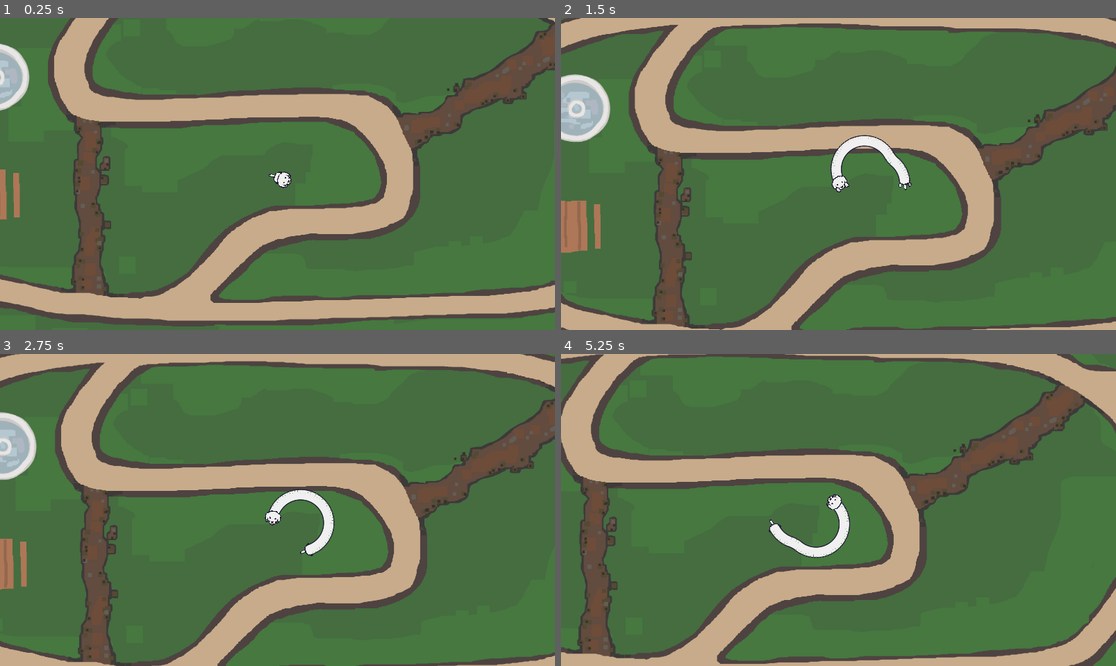
Above: before the commit, frames 1-4 (two rows, left to right).
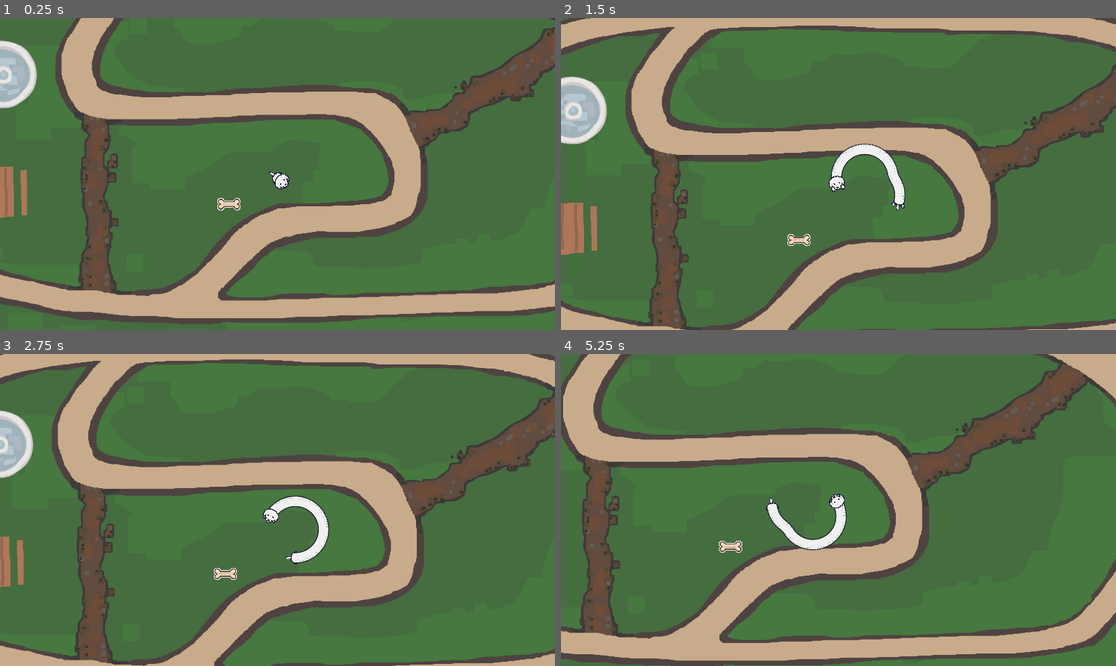
Above: after the commit, the same moments.

Repository: EsasHG/notsnake
Game: Godot game, scene res://Scenes/SceneAgain.tscn
Two runs of this game, one before a commit and one after it. Both use one fixed random seed, a clock stepped at 60 frames per second and the inputs below.
Inputs:
- Up to frame 1 (0.25 s): no input
- Up to frame 2 (1.5 s): tap Space at 0.77 s
- Up to frame 3 (2.75 s): tap Space at 1.52 s
- Up to frame 4 (5.25 s): tap Space at 3.02, 3.77, 4.52 s

The runs differ from the first frame. In frame 1, 14% of the frame differs, in the area x 0-100%, y 0-99%; in frame 2, 10%; in frame 3, 11%; in frame 4, 37%, in the area x 0-100%, y 0-100%.

Commit message:
new dog bone

Diff:
--- a/Scenes/DogBone.tscn
+++ b/Scenes/DogBone.tscn
@@ -1,9 +1,9 @@
 [gd_scene load_steps=3 format=3 uid="uid://c7508ame74p7h"]
 
-[ext_resource type="Texture2D" uid="uid://bardqifcsvpnh" path="res://Assets/Items/ITEMS_1.png" id="1_plxrs"]
+[ext_resource type="Texture2D" uid="uid://bp0o2jb1c2gsx" path="res://Assets/Items/ITEMS_DOGBONE_BIGGEST.png" id="1_k36pv"]
 
 [sub_resource type="RectangleShape2D" id="RectangleShape2D_df3dv"]
-size = Vector2(38, 20)
+size = Vector2(48, 24)
 
 [node name="DogBone" type="Area2D" groups=["Treats"]]
 
@@ -13,6 +13,6 @@
 [node name="Sprite2D" type="Sprite2D" parent="."]
 z_index = 1
 texture_filter = 1
-texture = ExtResource("1_plxrs")
-region_enabled = true
+scale = Vector2(0.7, 0.7)
+texture = ExtResource("1_k36pv")
 region_rect = Rect2(6, 9, 38, 20)
--- a/Scenes/PlayerDog.tscn
+++ b/Scenes/PlayerDog.tscn
@@ -176,6 +176,7 @@
 }]
 
 [node name="PlayerDog" type="Area2D"]
+rotation = 0.320143
 script = ExtResource("5_q7dwm")
 MOVE_SPEED = 300
 
--- a/Scenes/Running_dog.tscn
+++ b/Scenes/Running_dog.tscn
@@ -1,11 +1,13 @@
-[gd_scene load_steps=3 format=3 uid="uid://bmdwqot80pmgt"]
+[gd_scene load_steps=4 format=3 uid="uid://bmdwqot80pmgt"]
 
+[ext_resource type="Script" path="res://Scripts/running_dog.gd" id="1_cokb8"]
 [ext_resource type="Texture2D" uid="uid://be2egdx3mryqw" path="res://Assets/Dogs/running_dog1.png" id="1_tc4b4"]
 
 [sub_resource type="RectangleShape2D" id="RectangleShape2D_gieqm"]
 size = Vector2(120, 47)
 
 [node name="Running_Dog" type="Area2D" groups=["Dangers"]]
+script = ExtResource("1_cokb8")
 
 [node name="Sprite2D" type="Sprite2D" parent="."]
 texture_filter = 1
--- a/Scenes/SceneAgain.tscn
+++ b/Scenes/SceneAgain.tscn
@@ -2,8 +2,8 @@
 
 [ext_resource type="PackedScene" uid="uid://bkjd5mneny7c1" path="res://Scenes/PlayerDog.tscn" id="1_qv8ra"]
 [ext_resource type="Texture2D" uid="uid://bmqbm1vvrgv8b" path="res://Assets/Map/mapmaybe_base_BIGGER_2.png" id="2_yclsr"]
+[ext_resource type="PackedScene" uid="uid://c7508ame74p7h" path="res://Scenes/DogBone.tscn" id="9_7fe6i"]
 [ext_resource type="PackedScene" uid="uid://bmdwqot80pmgt" path="res://Scenes/Running_dog.tscn" id="11_77w4f"]
-[ext_resource type="Script" path="res://Scripts/running_dog.gd" id="12_0yqns"]
 [ext_resource type="PackedScene" uid="uid://clgtvb1djen1s" path="res://Scenes/bench.tscn" id="13_y4fym"]
 [ext_resource type="PackedScene" uid="uid://cek8fr66labht" path="res://Scenes/fountain.tscn" id="14_518u0"]
 [ext_resource type="Script" path="res://Scripts/DogCrackerSpawner.gd" id="14_lwrxm"]
@@ -28,27 +28,25 @@
 
 [node name="World" type="Node2D" parent="."]
 
-[node name="Node2D" parent="World" instance=ExtResource("1_qv8ra")]
+[node name="PlayerDog" parent="World" instance=ExtResource("1_qv8ra")]
 
 [node name="MapmaybeBase" type="Sprite2D" parent="World"]
 z_index = -3
 scale = Vector2(0.5, 0.5)
 texture = ExtResource("2_yclsr")
 
-[node name="Area2D2" parent="World" instance=ExtResource("11_77w4f")]
-position = Vector2(814, 454)
-script = ExtResource("12_0yqns")
-
 [node name="Walls" type="Node2D" parent="World"]
 
 [node name="Area2D" type="Area2D" parent="World/Walls" groups=["Dangers"]]
 
 [node name="CollisionShape2D" type="CollisionShape2D" parent="World/Walls/Area2D"]
+position = Vector2(0, -16)
 shape = SubResource("WorldBoundaryShape2D_fj0g7")
 
 [node name="Area2D2" type="Area2D" parent="World/Walls" groups=["Dangers"]]
 
 [node name="CollisionShape2D" type="CollisionShape2D" parent="World/Walls/Area2D2"]
+position = Vector2(0, 4)
 shape = SubResource("WorldBoundaryShape2D_6ntvb")
 
 [node name="Area2D3" type="Area2D" parent="World/Walls" groups=["Dangers"]]
@@ -66,6 +64,9 @@
 
 [node name="Fountain" parent="World" instance=ExtResource("14_518u0")]
 position = Vector2(-577, -160)
+
+[node name="Running_Dog" parent="World" instance=ExtResource("11_77w4f")]
+position = Vector2(814, 454)
 
 [node name="PickupSpawner" type="Node2D" parent="World"]
 script = ExtResource("14_lwrxm")
@@ -113,3 +114,6 @@
 [node name="GameOverScreen" parent="CanvasLayer/Gui" instance=ExtResource("15_i27mg")]
 visible = false
 layout_mode = 0
+
+[node name="DogBone" parent="." instance=ExtResource("9_7fe6i")]
+position = Vector2(-95, 116)
--- a/Scripts/SimplePlayerCharacter.gd
+++ b/Scripts/SimplePlayerCharacter.gd
@@ -54,6 +54,7 @@
 		s.scale.y = 0.25
 		segmentSprites.insert(segmentSprites.size()-1,s) #legger til nest sist.
 		add_child(s)
+		s.position =  Vector2(0,0)
 		spritesToAdd-=1
 	$Head/Legs.play()
 
